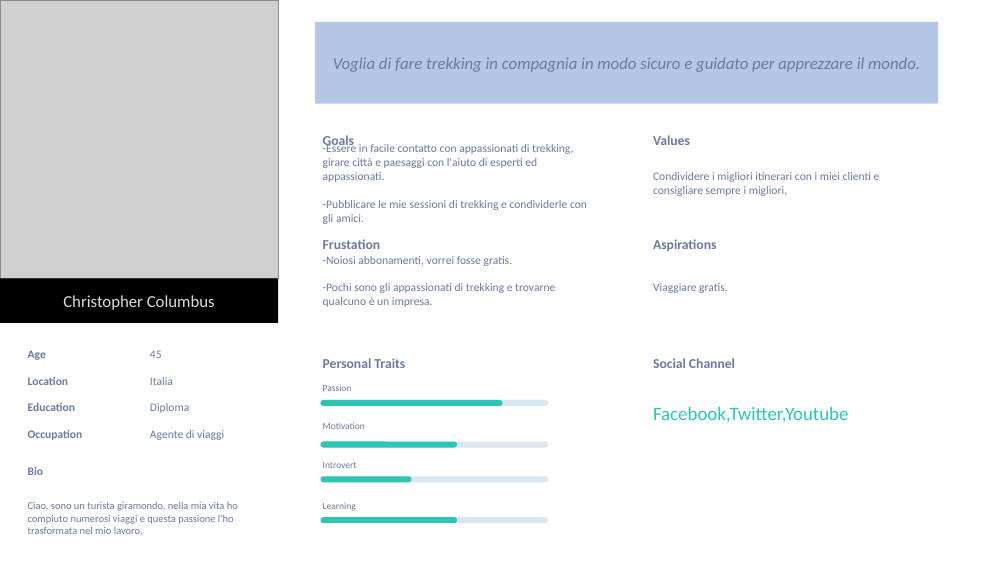
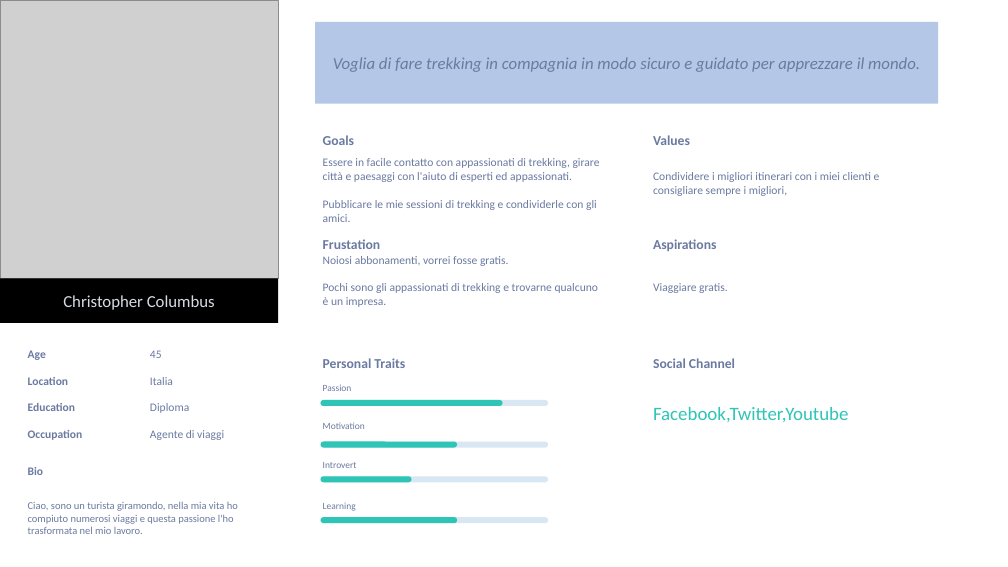
Before and after one commit to Endless077/NaTour21, a slide deck: slide 1 of Parte 1 - Documento dei Requisiti Software/F1 - Modello Funzionale/Personas/User Persona Christopher Columbus.pptx. Drawn at 1008x567 pixels with LibreOffice and Linux fonts; fonts in the diff are those of the drawing; grey boxes stand for pictures. Boxes give left, top, right and bottom in pixels: in the first picture for what was removed or moved away, otherwise in the second. Text is boxed around its words. In the diff, an @@ line names an element or a change of style, - is before the commit and + after.

```diff
--- a/Parte 1 - Documento dei Requisiti Software/F1 - Modello Funzionale/Personas/User Persona Christopher Columbus.pptx
+++ b/Parte 1 - Documento dei Requisiti Software/F1 - Modello Funzionale/Personas/User Persona Christopher Columbus.pptx
@@ text at box(323, 158, 600, 222): text changed @@
--Essere in facile contatto con appassionati di trekking, girare città e paesaggi con l'aiuto di esperti ed appassionati.
--Pubblicare le mie sessioni di trekking e condividerle con gli amici.
+Essere in facile contatto con appassionati di trekking, girare città e paesaggi con l'aiuto di esperti ed appassionati.
+Pubblicare le mie sessioni di trekking e condividerle con gli amici.
@@ text at box(323, 283, 598, 307): text changed @@
--Noiosi abbonamenti, vorrei fosse gratis.
--Pochi sono gli appassionati di trekking e trovarne qualcuno è un impresa.
+Noiosi abbonamenti, vorrei fosse gratis.
+Pochi sono gli appassionati di trekking e trovarne qualcuno è un impresa.
```
Also in this commit, not shown: 15 other files.
